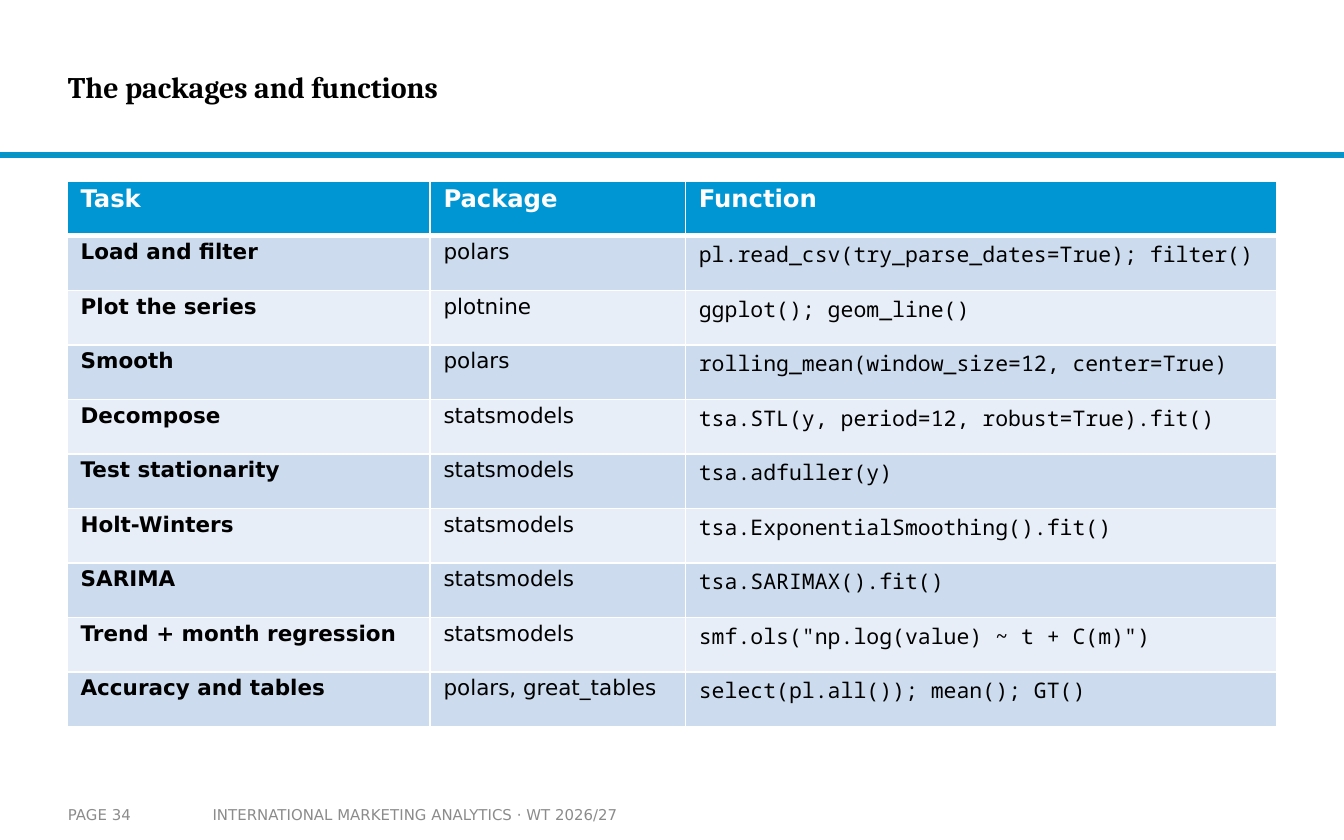
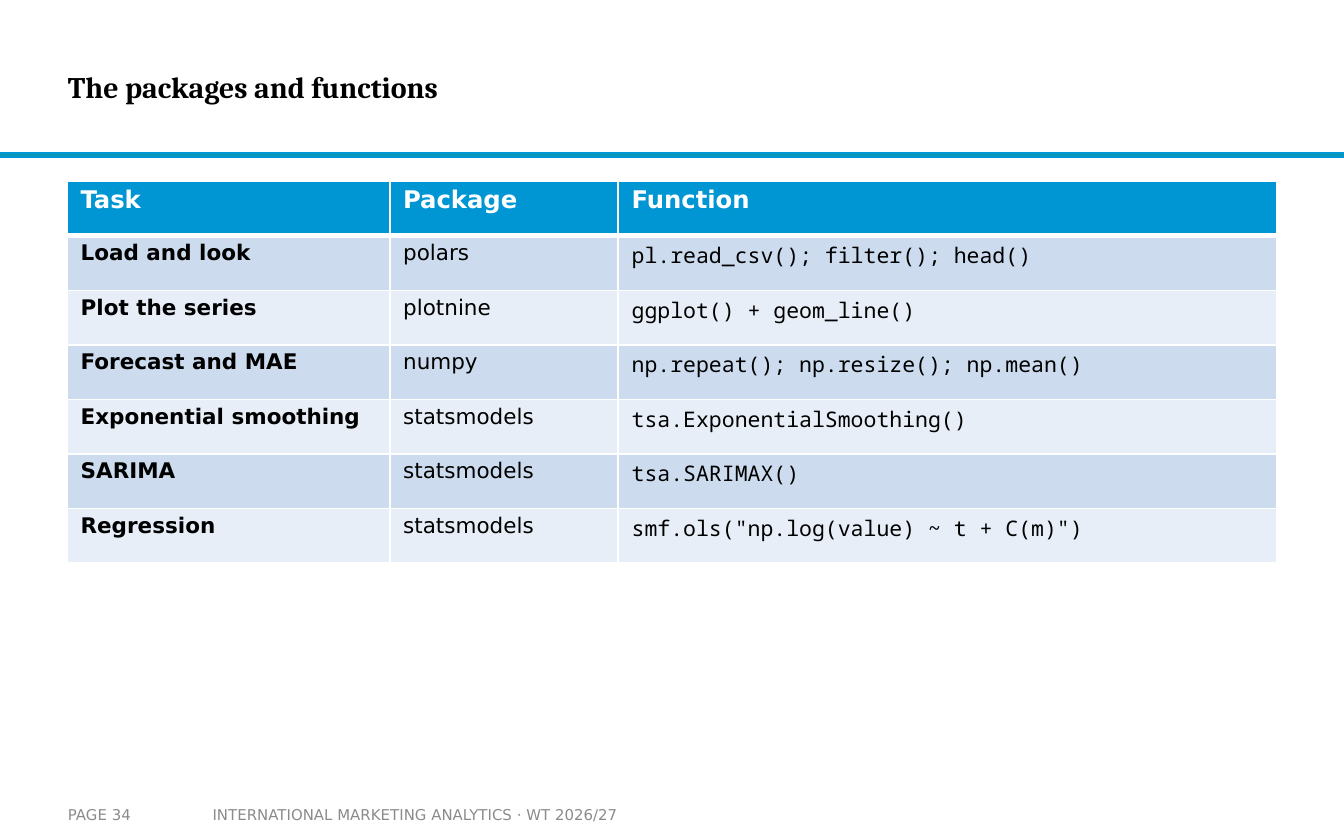
Before and after one commit to arnefloh-wu/international-marketing-analytics-teaching, a slide deck: slide 34 of slides/forecasting-and-time-series_WT26-27.pptx. Drawn at 1344x840 pixels with LibreOffice and Linux fonts; fonts in the diff are those of the drawing; background and template pictures are left out. Boxes give left, top, right and bottom in pixels: in the first picture for what was removed or moved away, otherwise in the second. Text is boxed around its words. In the diff, an @@ line names an element or a change of style, - is before the commit and + after.

```diff
--- a/slides/forecasting-and-time-series_WT26-27.pptx
+++ b/slides/forecasting-and-time-series_WT26-27.pptx
@@ table at [67, 181, 1277, 563] @@
-row 2: Load and filter | polars | pl.read_csv(try_parse_dates=True); filter()
-row 3: Plot the series | plotnine | ggplot(); geom_line()
-row 4: Smooth | polars | rolling_mean(window_size=12, center=True)
-row 5: Decompose | statsmodels | tsa.STL(y, period=12, robust=True).fit()
-row 6: Test stationarity | statsmodels | tsa.adfuller(y)
-row 7: Holt-Winters | statsmodels | tsa.ExponentialSmoothing().fit()
-row 8: SARIMA | statsmodels | tsa.SARIMAX().fit()
-row 9: Trend + month regression | statsmodels | smf.ols("np.log(value) ~ t + C(m)")
-row 10: Accuracy and tables | polars, great_tables | select(pl.all()); mean(); GT()
+row 2: Load and look | polars | pl.read_csv(); filter(); head()
+row 3: Plot the series | plotnine | ggplot() + geom_line()
+row 4: Forecast and MAE | numpy | np.repeat(); np.resize(); np.mean()
+row 5: Exponential smoothing | statsmodels | tsa.ExponentialSmoothing()
+row 6: SARIMA | statsmodels | tsa.SARIMAX()
+row 7: Regression | statsmodels | smf.ols("np.log(value) ~ t + C(m)")
```
Also in this commit, not shown: 4 other slides changed, 10 slides added, 3 slides removed, 3 other files.
